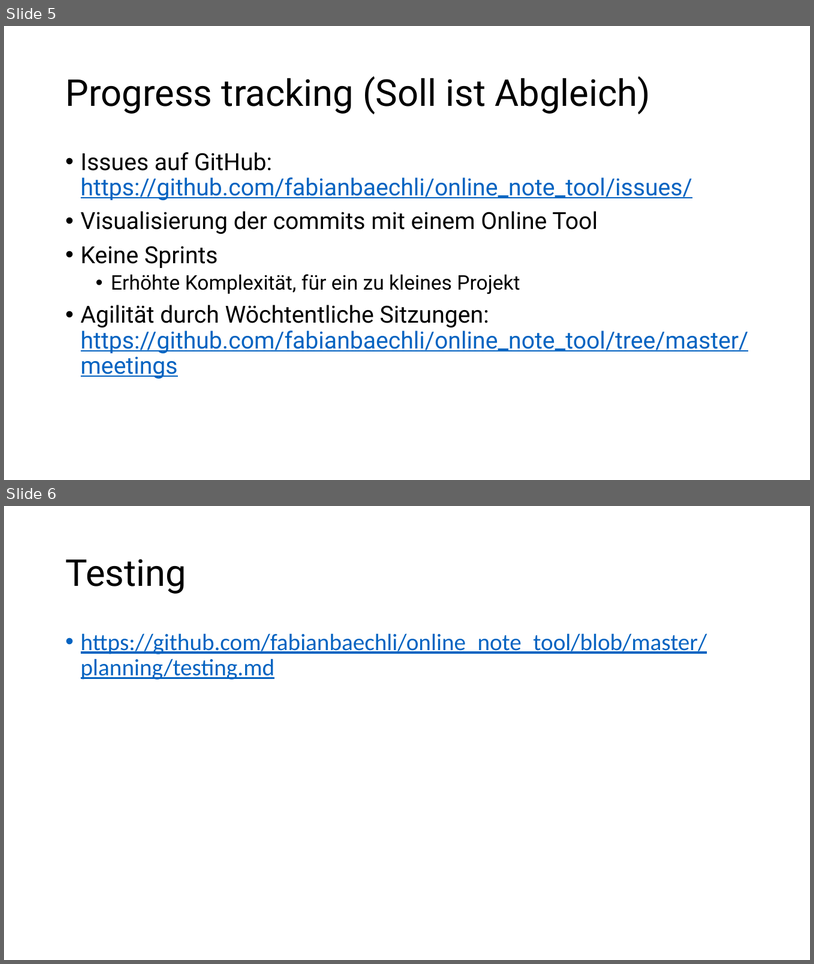
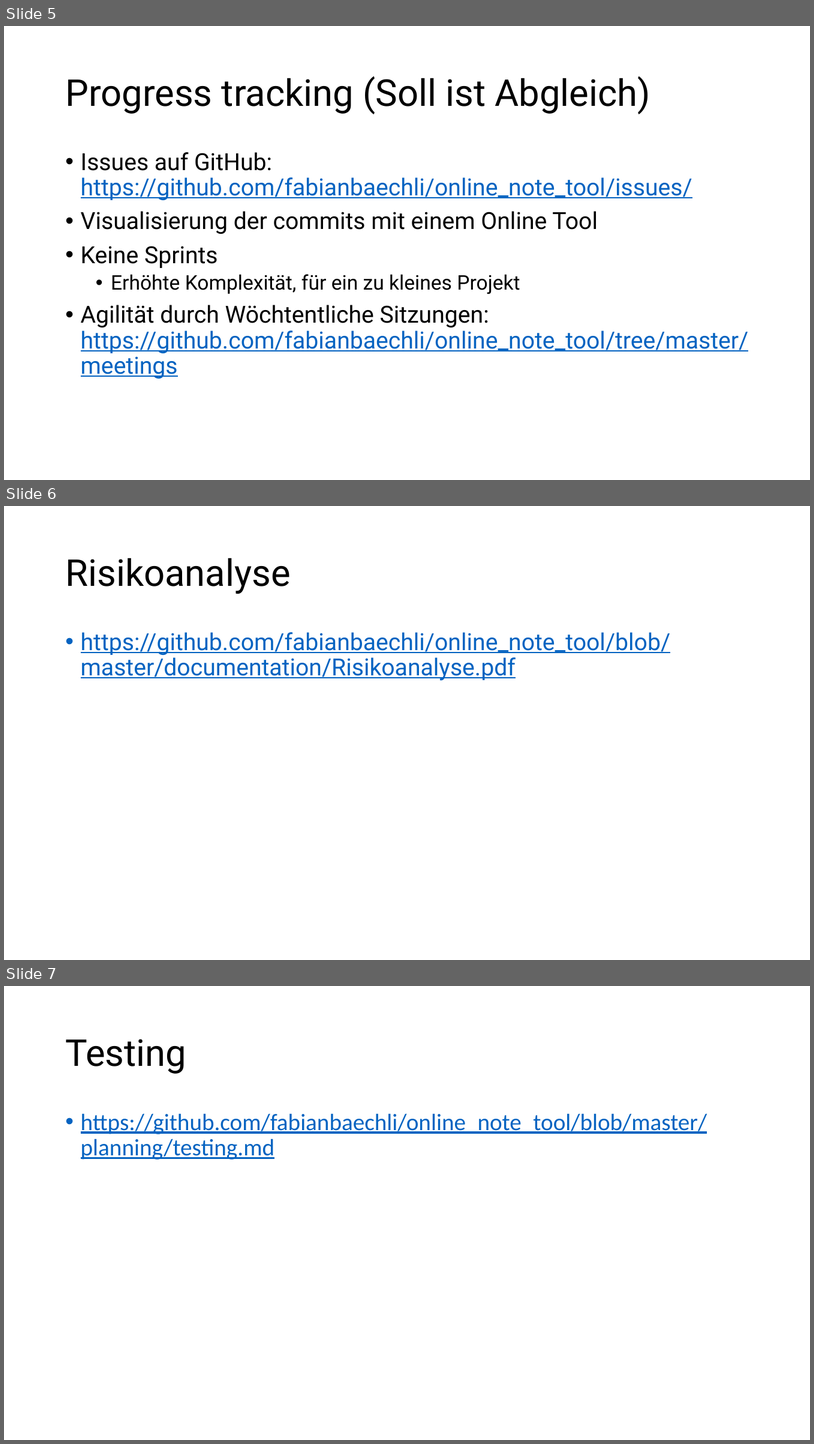
Before and after one commit to fabianbaechli/online_note_tool, a slide deck: planning/presentation_online_note_tool.pptx. Shown one above the other, each under a label of ours: slides 5 and 6 before the commit, slides 5, 6 and 7 after it. The pictures are 814x964 and 814x1444 pixels, drawn with LibreOffice and Linux fonts; fonts in the diff are those of the drawing. Boxes give left, top, right and bottom in pixels: in the first picture for what was removed or moved away, otherwise in the second. Text is boxed around its words. In the diff, an @@ line names an element or a change of style, - is before the commit and + after.

```diff
--- a/planning/presentation_online_note_tool.pptx
+++ b/planning/presentation_online_note_tool.pptx
@@ slide 6 added at bbox=[4, 506, 810, 960], background #FFFFFF @@
@@ title added at bbox=[65, 558, 290, 594], 44 pt, text #000000 @@
+Risikoanalyse
@@ text added at bbox=[81, 632, 671, 681], 28 pt, text #0563C1, underline @@
+• https://github.com/fabianbaechli/online_note_tool/blob/master/documentation/Risikoanalyse.pdf
@@ what was slide 6 is now slide 7 @@
```
Also in this commit, not shown: 1 slide changed.
